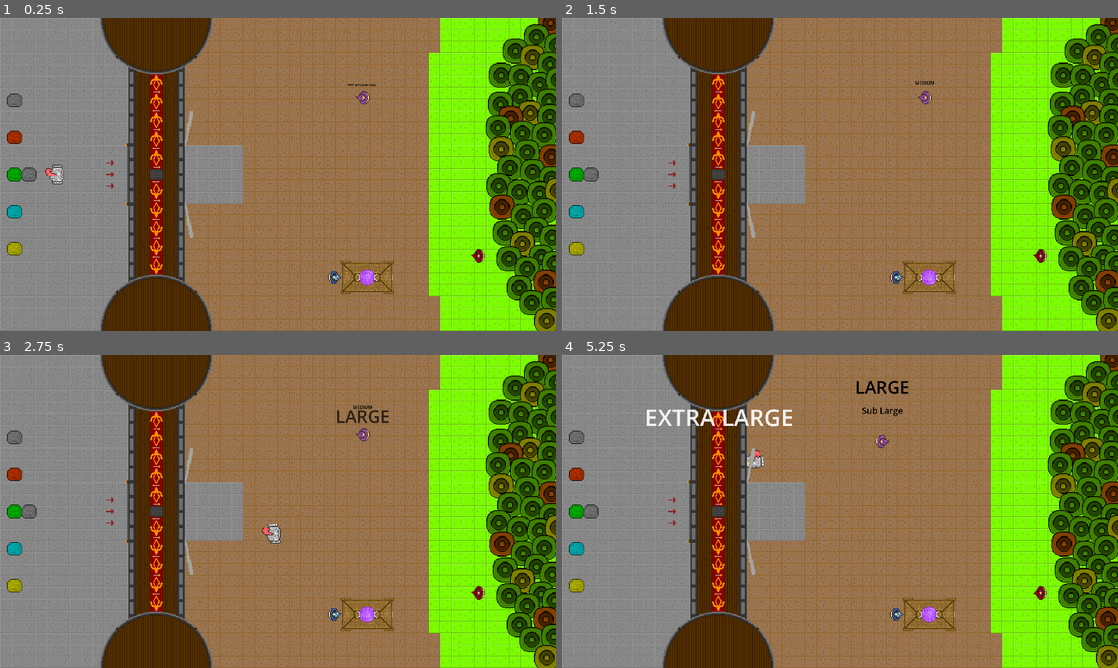
Above: before the commit, frames 1-4 (two rows, left to right).
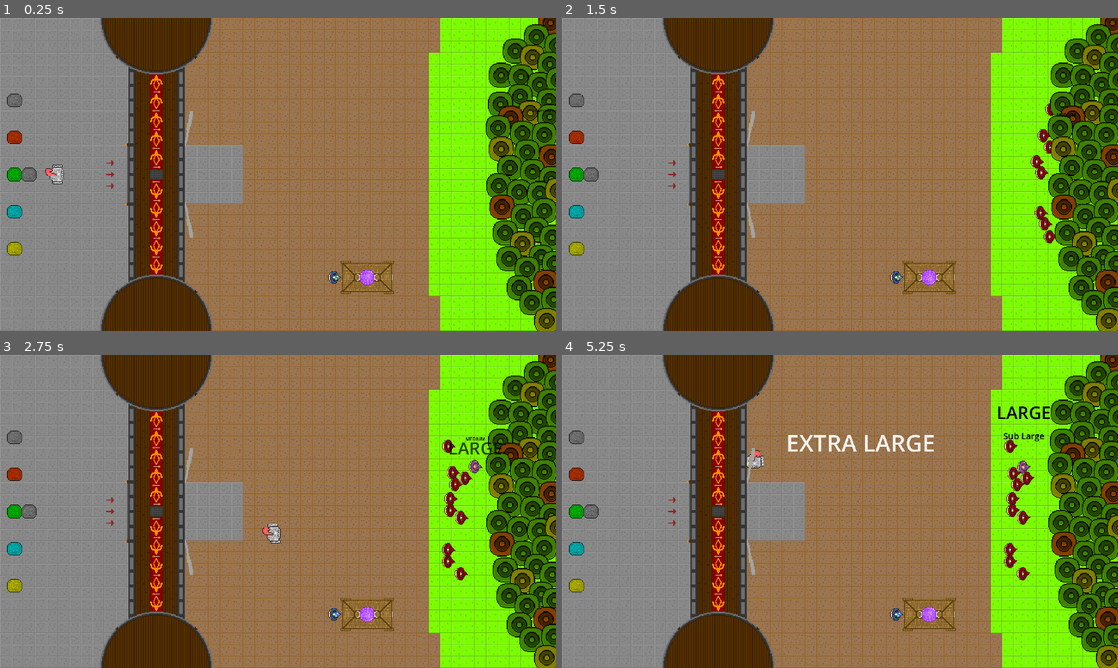
Above: after the commit, the same moments.

Repository: Nauviax/boulder-world
Game: Godot game, scene res://main_scene/main_scene.tscn
The game is run twice, just before and just after one commit, with the same random seed, the same clock (stepped at 60 frames per second) and the same inputs.
Inputs:
- Up to frame 1 (0.25 s): no input
- Up to frame 2 (1.5 s): tap Enter at 0.5 s; hold D (move_right) 0.53-1.28 s; hold Space (interact) 0.53-1.28 s; hold S (move_down) from 1.28 s (still down); tap F at 1.35 s
- Up to frame 3 (2.75 s): release S (move_down) at 2.03 s; hold D (move_right) from 2.03 s (still down); hold Space (interact) from 2.03 s (still down)
- Up to frame 4 (5.25 s): release D (move_right) at 2.78 s; release Space (interact) at 2.78 s; hold W (move_up) 2.78-3.53 s; tap F at 2.85, 4.35 s; hold Space (interact) 3.53-4.28 s; hold A (move_left) 3.53-5.03 s; hold S (move_down) from 5.03 s (still down); hold Space (interact) from 5.03 s (still down)

The runs differ from the first frame. In frame 1, 0.2% of the frame differs, in the area x 62-100%, y 21-79%; in frame 2, 0.7%; in frame 3, 1.3%; in frame 4, 2.6%, in the area x 15-88%, y 8-79%.

Commit message:
Enemy basic movement

Diff:
--- a/entity/enemy/enemy.gd
+++ b/entity/enemy/enemy.gd
@@ -4,23 +4,30 @@
 @onready var body: Node2D = $Body # Anything that rotates with the character
 @onready var animation: AnimatedSprite2D = body.get_node("AnimatedSprite2D")
 @onready var above_effect_spawner: EffectSpawner = $AboveEffectSpawner
+@onready var screen_size := get_viewport_rect().size # To avoid being pushed offscreen
 
 const RALLY_X_POS = 1550; # X coord that enemies try to rally at (!!! MAX TEST OVERCROUDING TOO)
+const RALLY_X_VARIANCE = 25; # Allow some enemies to move forwards more. Also acts as tolerance.
 
 # Base enemy variables; can be overridden by archetype
 var base_speed: float = 40.0 # Base speed of the enemy
-var chasing_speed_mult: float = 3 # Multiplier to base speed when chasing player
+var rally_speed_mult: float = 2 # Multiplier to base speed when rallying
+var aggro_speed_mult: float = 3 # Multiplier to base speed when aggro-ed on the player
 var base_health: int = 100 # Max health, not current health
+var avoidance_speed: float = 20.0 # Speed to move away from other bodies when too close
 
 # Enemy state (common to all enemies)
-enum EnemyState { JUSTSPAWNED, RALLYING, CHARGING, CHASING, HIDING, DEAD } # !!! Investigate state machine nodes?
+enum EnemyState { JUSTSPAWNED, RALLYING, CHARGING, AGGRO, HIDING, DEAD } # !!! Investigate state machine nodes?
 var state: EnemyState = EnemyState.JUSTSPAWNED # Note that JUSTSPAWNED has no behaviour.
 var desired_state: EnemyState = EnemyState.JUSTSPAWNED # State to return to when losing sight of player
-var chase_target: Node2D = null # Player to chase, if any
+var rally_pos := RALLY_X_POS
+var aggro_target: Node2D = null # Player to aggro, if any
 var health: int = base_health # Current health, starts at max
+var too_close_bodies: Array[Node2D] = [] # Bodies that are too close to this enemy, for collision avoidance
 
 # Move towards rally point and wait
 func startRally():
+	rally_pos = RALLY_X_POS + randi_range(-RALLY_X_VARIANCE, RALLY_X_VARIANCE)
 	if state == EnemyState.JUSTSPAWNED:
 		state = EnemyState.RALLYING
 	desired_state = EnemyState.RALLYING
@@ -31,20 +38,22 @@
 		state = EnemyState.CHARGING
 	desired_state = EnemyState.CHARGING
 
-# Start chasing the player
-func startChase(target: Node2D):
-	state = EnemyState.CHASING
-	chase_target = target
+# Aggro on the player
+func startAggro(target: Node2D):
+	state = EnemyState.AGGRO
+	aggro_target = target
 
-# Stop chasing the player, return to desired state
-func stopChase():
+# Stop aggro on the player, return to desired state
+func stopAggro():
 	state = desired_state
-	chase_target = null
+	aggro_target = null
 
 # Start hiding, often due to imminent death
 func startHide():
 	state = EnemyState.HIDING
 	animation.play("hide")
+
+# ===== #
 
 # On tick logic for each state
 func _physics_process(_delta: float) -> void:
@@ -53,26 +62,55 @@
 			rally_tick()
 		EnemyState.CHARGING:
 			charge_tick()
-		EnemyState.CHASING:
-			chase_tick()
+		EnemyState.AGGRO:
+			aggro_tick()
 
 # Base logic for rallying (Can be overridden by archetype)
 func rally_tick():
-	body.rotation = 180 # Face left
-	velocity = Vector2(-base_speed, 0)
-	body.rotation = 180 # Face left
+	var x_velocity: float = 0
+	if position.x > rally_pos + RALLY_X_VARIANCE: # Tolerance for jittering at rally point
+		x_velocity = -base_speed * rally_speed_mult
+		body.rotation = PI # Left
+	elif position.x < rally_pos - RALLY_X_VARIANCE:
+		x_velocity = base_speed * rally_speed_mult
+		body.rotation = 0 # Right
+	else:
+		body.rotation = PI # Left
+	update_velocity(Vector2(x_velocity, 0))
 	move_and_slide()
 
 # Base logic for charging (Can be overridden by archetype)
 func charge_tick():
-	velocity = Vector2(-base_speed * chasing_speed_mult, 0)
-	body.rotation = 180 # Face left
+	body.rotation = PI # Face direction of movement (Pre-slide and avoidance)
+	update_velocity(Vector2(-base_speed, 0))
 	move_and_slide()
 
-# Base logic for chasing (Can be overridden by archetype)
-func chase_tick():
-	if chase_target:
-		var direction = (chase_target.position - position).normalized()
-		velocity = direction * base_speed * chasing_speed_mult
-		body.rotation = velocity.angle() # Face direction of movement (Pre-slide)
+# Base logic for aggro (Can be overridden by archetype)
+func aggro_tick():
+	if aggro_target:
+		var direction = (aggro_target.position - position).normalized()
+		body.rotation = direction.angle() # Face direction of movement (Pre-slide and avoidance)
+		update_velocity(direction * base_speed * aggro_speed_mult)
 		move_and_slide()
+
+# ===== #
+
+# Helper functions for movement
+func update_velocity(desired_velocity: Vector2):
+	if state == EnemyState.RALLYING or too_close_bodies.size() == 0:
+		velocity = desired_velocity # Don't bother spacing out when rallying, or when nothing nearby
+	else:
+		var avoidance_vector = Vector2.ZERO
+		for too_close_body in too_close_bodies:
+			var direction = (position - too_close_body.position).normalized()
+			avoidance_vector += direction
+		avoidance_vector = avoidance_vector.normalized()
+		# Enemies can not be "boosted" forwards by other enemies, only slowed down
+		if avoidance_vector.x < 0:
+			avoidance_vector.x = 0
+		# Enemies can not be pushed offscreen vertically
+		if position.y < 10 and avoidance_vector.y < 0:
+			avoidance_vector.y = avoidance_speed / 2
+		elif position.y > screen_size.y - 10 and avoidance_vector.y > 0:
+			avoidance_vector.y = -avoidance_speed / 2
+		velocity = desired_velocity + avoidance_vector * avoidance_speed
--- a/entity/enemy/enemy_basic.gd
+++ b/entity/enemy/enemy_basic.gd
@@ -59,9 +59,20 @@
 		above_effect_spawner.create_floating_text(FloatingText.TextType.Small, "TEST MESSAGE SMALL REPEATING")
 
 # Player detected, start charging towards player
-func _on_gamesense_body_entered(player: Node2D):
-	startChase(player)
+func _on_player_detected(player: Node2D):
+	startAggro(player)
 
 # Player lost, return to original state
-func _on_gamesense_body_exited(_player: Node2D):
-	stopChase()
+func _on_player_lost(_player: Node2D):
+	stopAggro()
+
+# Something is too close, add body to list
+func _new_too_close_body(too_close_body: Node2D):
+	if too_close_body == self or too_close_body in too_close_bodies:
+		return
+	too_close_bodies.append(too_close_body)
+
+# Something is no longer too close, remove body from list
+func _remove_too_close_body(too_close_body: Node2D):
+	if too_close_body in too_close_bodies:
+		too_close_bodies.erase(too_close_body)
--- a/entity/enemy/enemy_basic.tscn
+++ b/entity/enemy/enemy_basic.tscn
@@ -9,6 +9,9 @@
 
 [sub_resource type="CircleShape2D" id="CircleShape2D_g4v7s"]
 radius = 350.0
+
+[sub_resource type="CircleShape2D" id="CircleShape2D_hor07"]
+radius = 75.0
 
 [node name="EnemyBasic" type="CharacterBody2D" unique_id=1315167089]
 z_index = 10
@@ -29,13 +32,23 @@
 [node name="AboveEffectSpawner" parent="." unique_id=1953903136 instance=ExtResource("3_pmu85")]
 position = Vector2(0, -30)
 
-[node name="Gamesense" type="Area2D" parent="." unique_id=1744447542]
+[node name="PlayerDetector" type="Area2D" parent="." unique_id=1744447542]
 collision_layer = 0
 collision_mask = 4
 
-[node name="CollisionShape2D" type="CollisionShape2D" parent="Gamesense" unique_id=894035273]
+[node name="CollisionShape2D" type="CollisionShape2D" parent="PlayerDetector" unique_id=894035273]
 shape = SubResource("CircleShape2D_g4v7s")
 debug_color = Color(0, 1, 0.69803923, 0.078431375)
 
-[connection signal="body_entered" from="Gamesense" to="." method="_on_gamesense_body_entered"]
-[connection signal="body_exited" from="Gamesense" to="." method="_on_gamesense_body_exited"]
+[node name="TooCloseDetector" type="Area2D" parent="." unique_id=807262226]
+collision_layer = 0
+collision_mask = 58
+
+[node name="CollisionShape2D" type="CollisionShape2D" parent="TooCloseDetector" unique_id=2101145783]
+shape = SubResource("CircleShape2D_hor07")
+debug_color = Color(0, 1, 0.69803923, 0.078431375)
+
+[connection signal="body_entered" from="PlayerDetector" to="." method="_on_player_detected"]
+[connection signal="body_exited" from="PlayerDetector" to="." method="_on_player_lost"]
+[connection signal="body_entered" from="TooCloseDetector" to="." method="_new_too_close_body"]
+[connection signal="body_exited" from="TooCloseDetector" to="." method="_remove_too_close_body"]
--- a/entity/enemy/enemy_cart.gd
+++ b/entity/enemy/enemy_cart.gd
@@ -16,11 +16,11 @@
 
 # Player detected, start shooting at player
 func _on_gamesense_body_entered(player: Node2D):
-	startChase(player) # !!! TEMP NOT SHOOTING YET
+	startAggro(player) # !!! TEMP NOT SHOOTING YET
 
 # Player lost, return to original state
 func _on_gamesense_body_exited(_player: Node2D):
-	stopChase() # !!! TEMP NOT SHOOTING YET
+	stopAggro() # !!! TEMP NOT SHOOTING YET
 
-# I imagine this enemy will override chase to shoot at player and simply call charge tick instead of actual chase movement logic.
+# I imagine this enemy will override aggro to shoot at player and simply call charge tick instead of actual aggro movement logic.
 # !!! This enemy needs an ACTUAL idle animation, and a seperate charging animation. Likely rename others to similar, even if sprites are reused.
--- a/level_scene/level_scene.gd
+++ b/level_scene/level_scene.gd
@@ -11,6 +11,8 @@
 # Initial spawns of various items
 const PLAYER_SPAWN_POS := Vector2(200, 540)
 const INIT_BOULDER_POS := Vector2(100, 540)
+const ENEMY_SPAWN_POS := Vector2(1900, 540)
+const ENEMY_SPAWN_Y_VARIANCE := 300
 
 # References to game entities, for convenience
 var player: Player
@@ -50,7 +52,27 @@
 	boulders.append(boulder)
 	# !!! TODO spawn initial wave and have them rally
 
+	# !!! TEMP (First wave should be spawned by wave logic, not here. Prepare should still rally the first wave.)
+	spawn_enemy_basic(EnemyBasic.EnemyType.BASIC)
+	for ii in range(10):
+		spawn_enemy_basic(EnemyBasic.EnemyType.FAST)
+	for enemy in enemies:
+		enemy.startRally()
+
 # Start game, enabling player control and (!!!) enemies + wave logic
 func start_game():
 	player.control_enabled = true
+
 	# !!! TODO start the rallying wave, show initial wave title, and kick off game loop
+	# !!! In place of wave logic, just wait a few seconds then send off initial wave. (First wave is pre-spawned for menu)
+	await get_tree().create_timer(10.0).timeout
+	for enemy in enemies:
+		enemy.startCharge()
+
+# Enemy spawning methods
+func spawn_enemy_basic(type: EnemyBasic.EnemyType):
+	var enemy := enemy_basic_scene.instantiate() as EnemyBasic
+	enemy.position = ENEMY_SPAWN_POS + Vector2(randi_range(-5, 5), randi_range(-ENEMY_SPAWN_Y_VARIANCE, ENEMY_SPAWN_Y_VARIANCE))
+	enemy.enemy_type = type
+	add_child(enemy)
+	enemies.append(enemy)
--- a/level_scene/level_scene.tscn
+++ b/level_scene/level_scene.tscn
@@ -48,27 +48,27 @@
 [node name="Top" type="CollisionShape2D" parent="EdgeOfMap" unique_id=337824155]
 position = Vector2(960, 0)
 shape = SubResource("WorldBoundaryShape2D_yf5fn")
+one_way_collision = true
+one_way_collision_direction = Vector2(0, -1)
 
 [node name="Bottom" type="CollisionShape2D" parent="EdgeOfMap" unique_id=1475135949]
 position = Vector2(960, 1080)
 shape = SubResource("WorldBoundaryShape2D_57qmd")
+one_way_collision = true
 
 [node name="Left" type="CollisionShape2D" parent="EdgeOfMap" unique_id=1112222266]
 position = Vector2(0, 540)
 shape = SubResource("WorldBoundaryShape2D_d0u6y")
+one_way_collision = true
+one_way_collision_direction = Vector2(-1, 0)
 
 [node name="Right" type="CollisionShape2D" parent="EdgeOfMap" unique_id=364024249]
 position = Vector2(1920, 540)
 shape = SubResource("WorldBoundaryShape2D_g4v7s")
+one_way_collision = true
+one_way_collision_direction = Vector2(1, 0)
 
 [node name="EffectSpawner" parent="." unique_id=1953903136 instance=ExtResource("6_pt6tg")]
 
-[node name="DebugEnemy" parent="." unique_id=655710091 instance=ExtResource("8_7mopp")]
-position = Vector2(1253, 275)
-
-[node name="DebugEnemyFast" parent="." unique_id=1315167089 instance=ExtResource("8_7mopp")]
-position = Vector2(1651, 821)
-enemy_type = 1
-
 [node name="DebugCart" parent="." unique_id=1823860461 instance=ExtResource("5_ftmae")]
 position = Vector2(1268, 895)
--- a/main_scene/main_scene.gd
+++ b/main_scene/main_scene.gd
@@ -6,9 +6,10 @@
 # On load, show menu and prepare game
 func _ready() -> void:
 	menu.visible = true
-	level_scene.prepare_game()
+	level_scene.prepare_game() # Rallies first wave early
 
 	# !!! DEBUGGING, game starts immediately anyway
+	await get_tree().create_timer(15.0).timeout
 	level_scene.start_game()
 
 # On start button pressed, hide menu and start game
